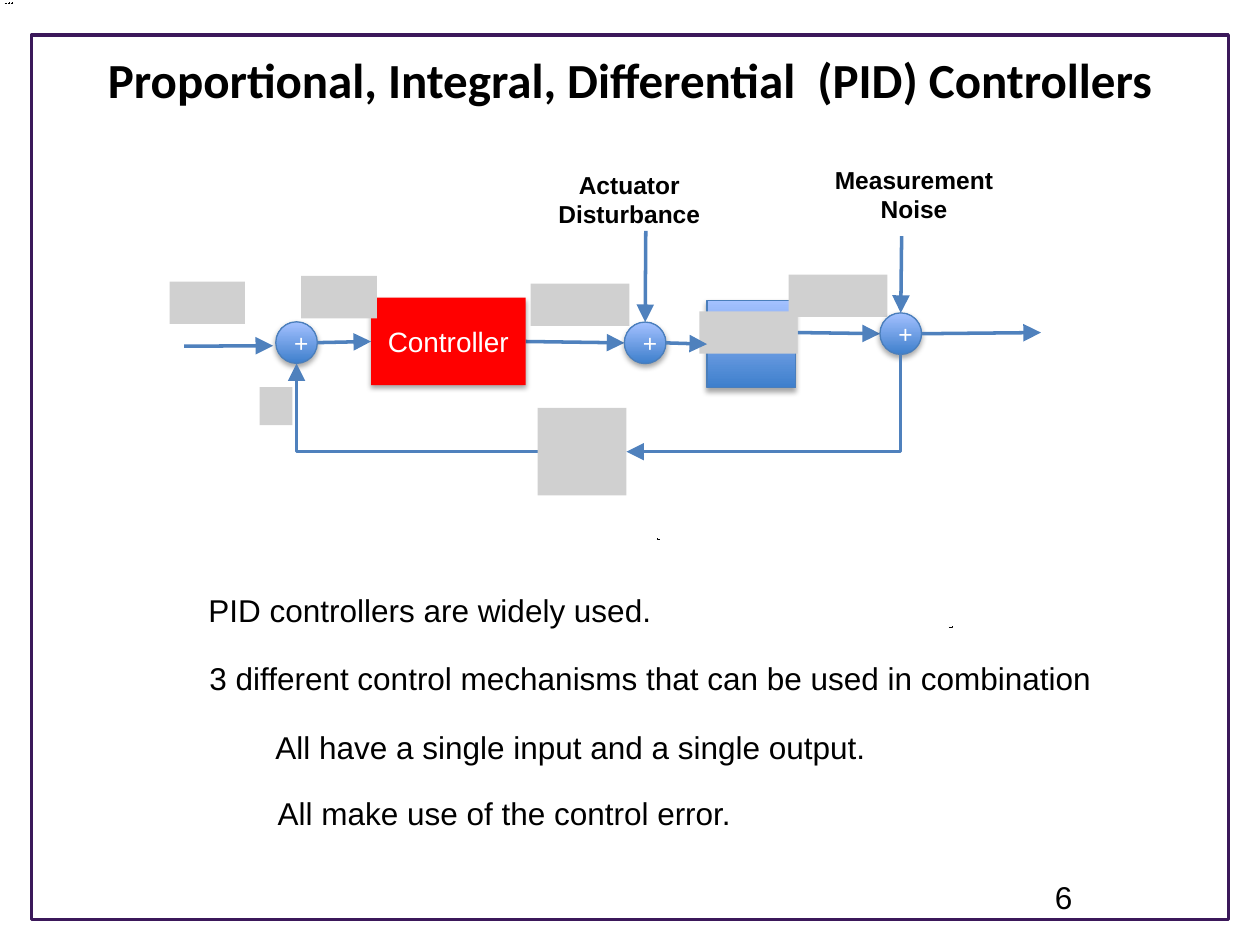
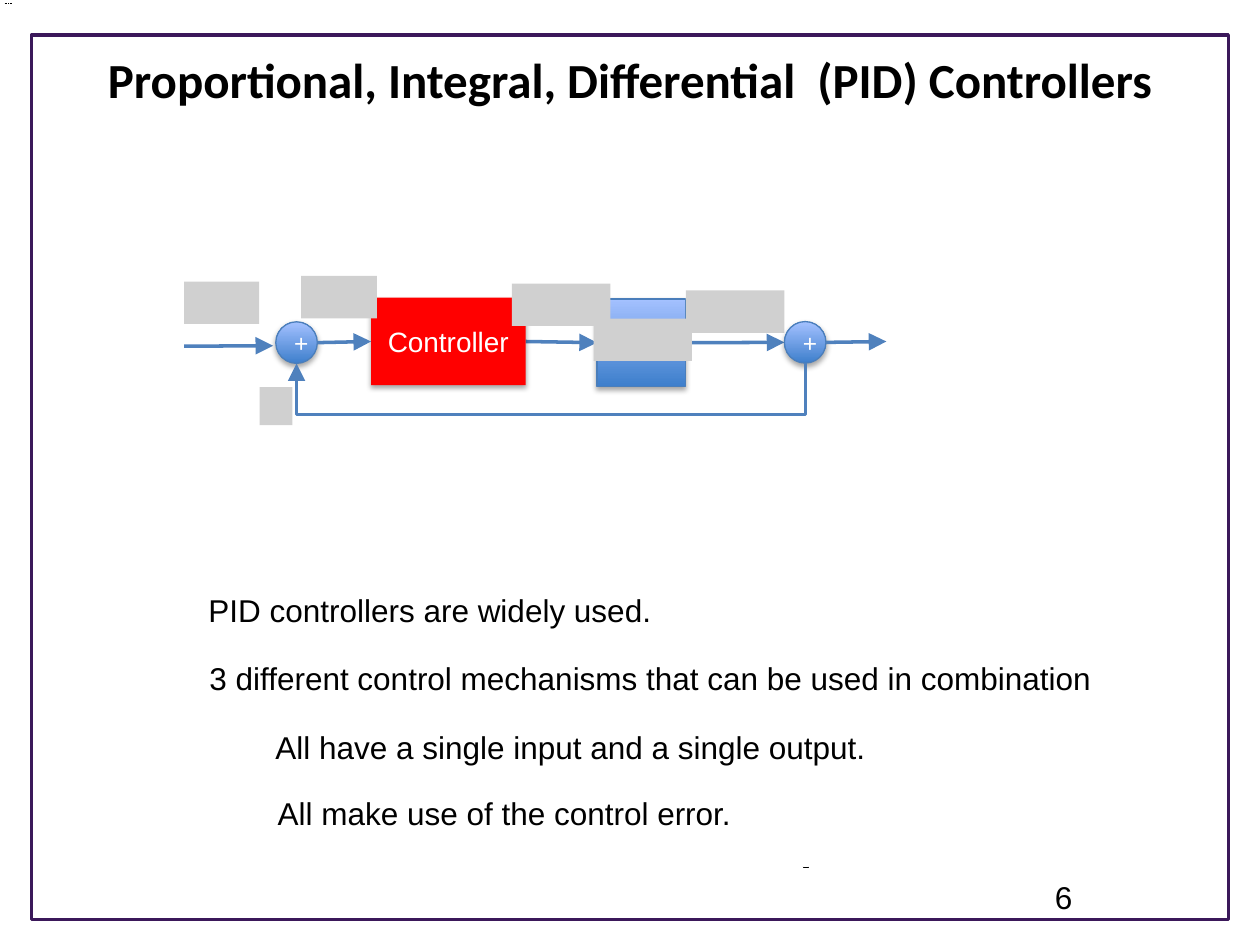
Before and after one commit to joseph-hellerstein/advanced-controls-lectures, a slide deck: slide 6 of lectures/lecture_02-elements-of-closed-loop-systems/elements_of_closed_loop_systems.pptx. Drawn at 1260x945 pixels with LibreOffice and Linux fonts; fonts in the diff are those of the drawing; grey boxes stand for pictures; background and template pictures are left out. Boxes give left, top, right and bottom in pixels: in the first picture for what was removed or moved away, otherwise in the second. Text is boxed around its words. In the diff, an @@ line names an element or a change of style, - is before the commit and + after.

```diff
--- a/lectures/lecture_02-elements-of-closed-loop-systems/elements_of_closed_loop_systems.pptx
+++ b/lectures/lecture_02-elements-of-closed-loop-systems/elements_of_closed_loop_systems.pptx
@@ group removed at (296,172,993,495): 3 pictures, 3 arrows, 2 texts, 1 elbow arrow, 1 ellipse @@
-Measurement
-Noise
-+
-Actuator
-Disturbance
@@ picture: place and size @@
-picture at (170,281,246,324)
+picture at (184,281,260,324)
@@ picture: place and size @@
-picture at (530,284,629,326)
+picture at (512,284,610,326)
@@ rectangle: place and size @@
-rectangle at (707,300,795,387)
+rectangle at (597,299,685,386)
@@ picture added at (685,291,784,334) @@
@@ picture added at (593,319,692,362) @@
@@ ellipse "+": place and size @@
-ellipse "+" at (879,312,921,354)
+ellipse "+" at (785,321,827,363)
@@ arrow moved from (525, 341) - (625, 343) to (525, 341) - (597, 343) @@
@@ arrow moved from (798, 333) - (879, 334) to (685, 343) - (785, 343) @@
@@ arrow moved from (921, 334) - (1041, 333) to (827, 343) - (886, 341) @@
@@ elbow arrow moved from (901, 354) - (626, 451) to (805, 363) - (296, 363) @@
```
Also in this commit, not shown: 8 other slides changed, 1 slide removed.
